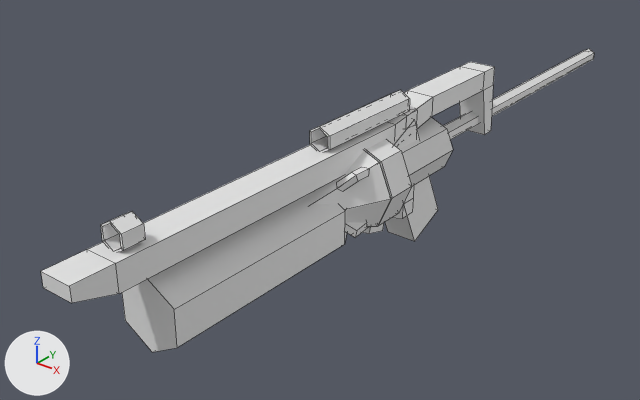
The Blender file Assets/Models/Tools.blend: old version first, new version second.
Camera for both pictures: a 50 mm camera at (1.18, -1.79, 0.92) aimed at (-0.17, -0.1, -0.13). Lighting does not change. The marker at lower left points along +X, +Y and +Z. Mesh edges are drawn as thin lines. Materials are left out; every surface is plain grey.

In view in the first picture: 'BlowTorch', 'Drill', 'Explosive', 'Harpoon', 'HarpoonGun'.
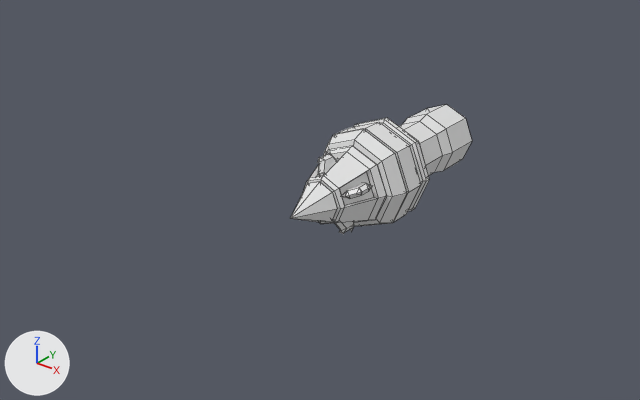
What the commit changed:
me_drill is used by ob_drill; location (0.0, 0.0, 0.0); rotation (1.571, 0.0, 0.0), in degrees (90, 0, 0).
me_drill had 122 vertices, 105 faces and spanned x -0.121..0.121, y -0.121..0.121, z -0.155..0.479.
me_drill now has 386 vertices, 361 faces and spans x -0.133..0.133, y -0.133..0.133, z -0.242..0.427.
me_drill part 1: the loose piece of 33 vertices spanning x -0.121..0.121, y -0.121..0.121, z -0.155..0.194 is rebuilt with 113 vertices and now spans x -0.133..0.133, y -0.133..0.133, z -0.242..0.142.
me_drill part 2: the loose piece of 17 vertices spanning x -0.121..0.121, y -0.121..0.121, z 0.191..0.479 is rebuilt with 88 vertices and now spans x -0.133..0.133, y -0.133..0.133, z 0.139..0.317.
me_drill part 3: 72 vertices removed from x -0.083..0.083, y -0.083..0.083, z 0.207..0.319; 185 vertices added at x -0.097..0.097, y -0.097..0.097, z 0.212..0.427.
me_harpoongun is used by ob_harpoongun; location (0.0, 0.0, 0.0); rotation (1.571, 0.0, 0.0), in degrees (90, 0, 0).
me_harpoongun had 150 vertices, 142 faces and spanned x -0.077..0.077, y -0.243..0.191, z -0.442..1.05.
me_harpoongun now has 330 vertices, 292 faces and spans x -0.086..0.086, y -0.244..0.191, z -0.441..1.05.
me_harpoongun part 4: the loose piece of 8 vertices spanning x -0.045..0.045, y -0.243..0.123, z -0.155..0.104 is rebuilt with 40 vertices and now spans x -0.027..0.027, y -0.244..0.125, z -0.166..0.106.
me_harpoongun part 5: 8 vertices moved from x -0.04..0.04, y 0.068..0.132, z 0.07..1.05 to x -0.04..0.04, y 0.08..0.132, z 0.07..1.038; 16 vertices removed from x -0.04..0.04, y -0.043..0.157, z -0.442..-0.102; 72 vertices added at x -0.069..0.069, y -0.121..0.167, z -0.441..1.05.
me_explosive is used by ob_explosive; location (0.0, 0.0, 0.0); rotation (1.571, 0.0, 0.0), in degrees (90, 0, 0).
me_explosive had 47 vertices, 47 faces and spanned x -0.042..0.042, y -0.148..0.149, z -0.049..0.049.
me_explosive now has 278 vertices, 262 faces and spans x -0.174..0.174, y -0.174..0.174, z -0.174..0.174.
me_explosive part 6: 47 vertices removed from x -0.042..0.042, y -0.148..0.149, z -0.049..0.049; 278 vertices added at x -0.174..0.174, y -0.174..0.174, z -0.174..0.174.
Object 'BlowTorch' (ob_blowtorch) is now hidden.
Object 'HarpoonGun' (ob_harpoongun) is now hidden.
Object 'Explosive' (ob_explosive) turns from (90, 0, 0) to (0, 90, 0) degrees about x, y and z.
Object 'Explosive' (ob_explosive) is now hidden.
Object 'Harpoon' (ob_harpoon) is now hidden.

Location of each change, [x1, y1, x2, y2] in pixels of the pictures (640 x 400 px):
'HarpoonGun', hidden
    before: [41, 62, 495, 352]
'Drill', reshaped
    before: [308, 117, 453, 238]
    after: [291, 104, 472, 234]
'Harpoon', hidden
    before: [444, 49, 594, 140]
'Explosive', hidden
    before: [392, 110, 417, 219]
'BlowTorch', hidden
    before: [363, 223, 384, 234]
part 1 of me_drill, rebuilt
    before: [366, 117, 453, 226]
    after: [335, 104, 472, 222]
part 2 of me_drill, rebuilt
    before: [308, 151, 390, 227]
    after: [303, 129, 407, 226]
part 3 of me_drill, built on
    before: [337, 167, 369, 238]
    after: [291, 151, 372, 234]
part 4 of me_harpoongun, rebuilt (not visible afterwards)
    before: [385, 119, 438, 241]
part 5 of me_harpoongun, built on
    before: [41, 62, 495, 303]
